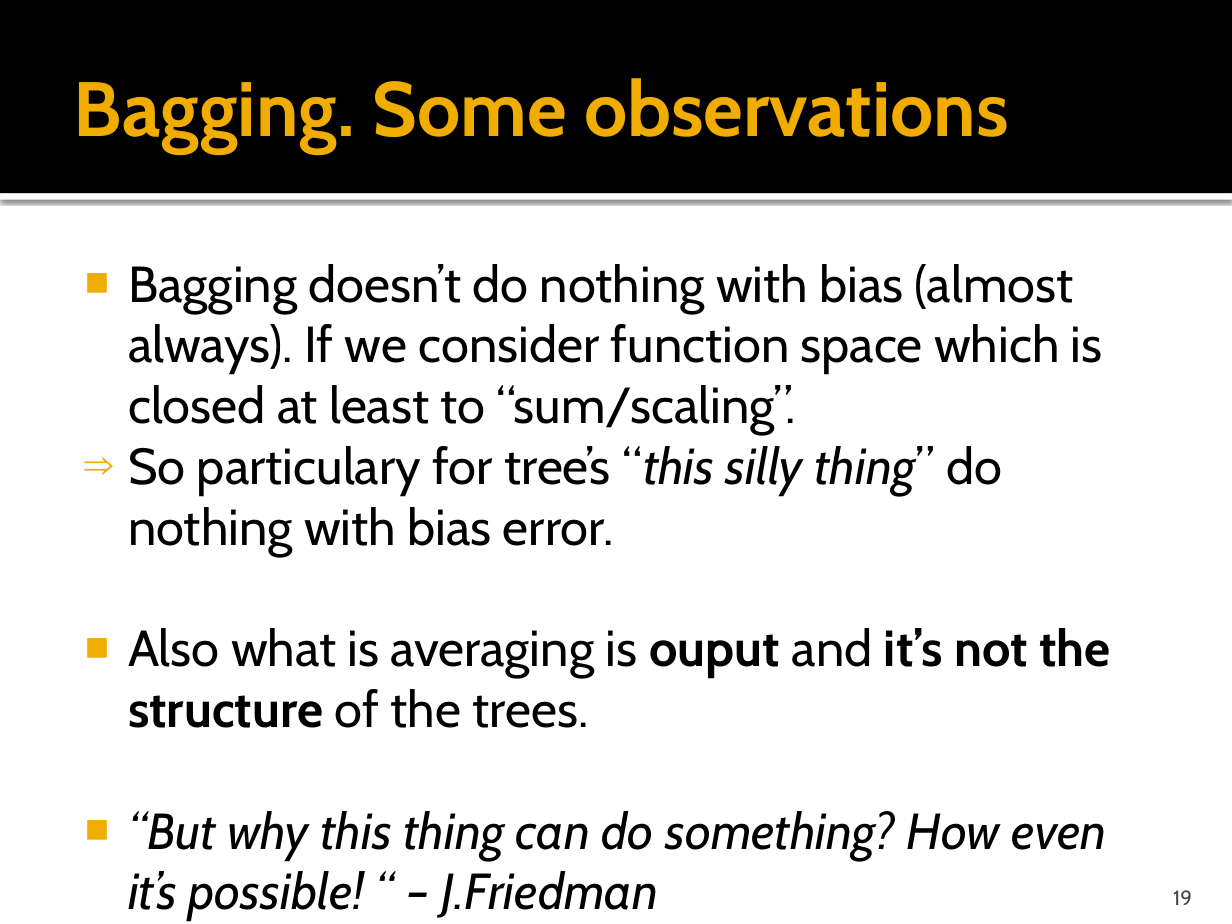
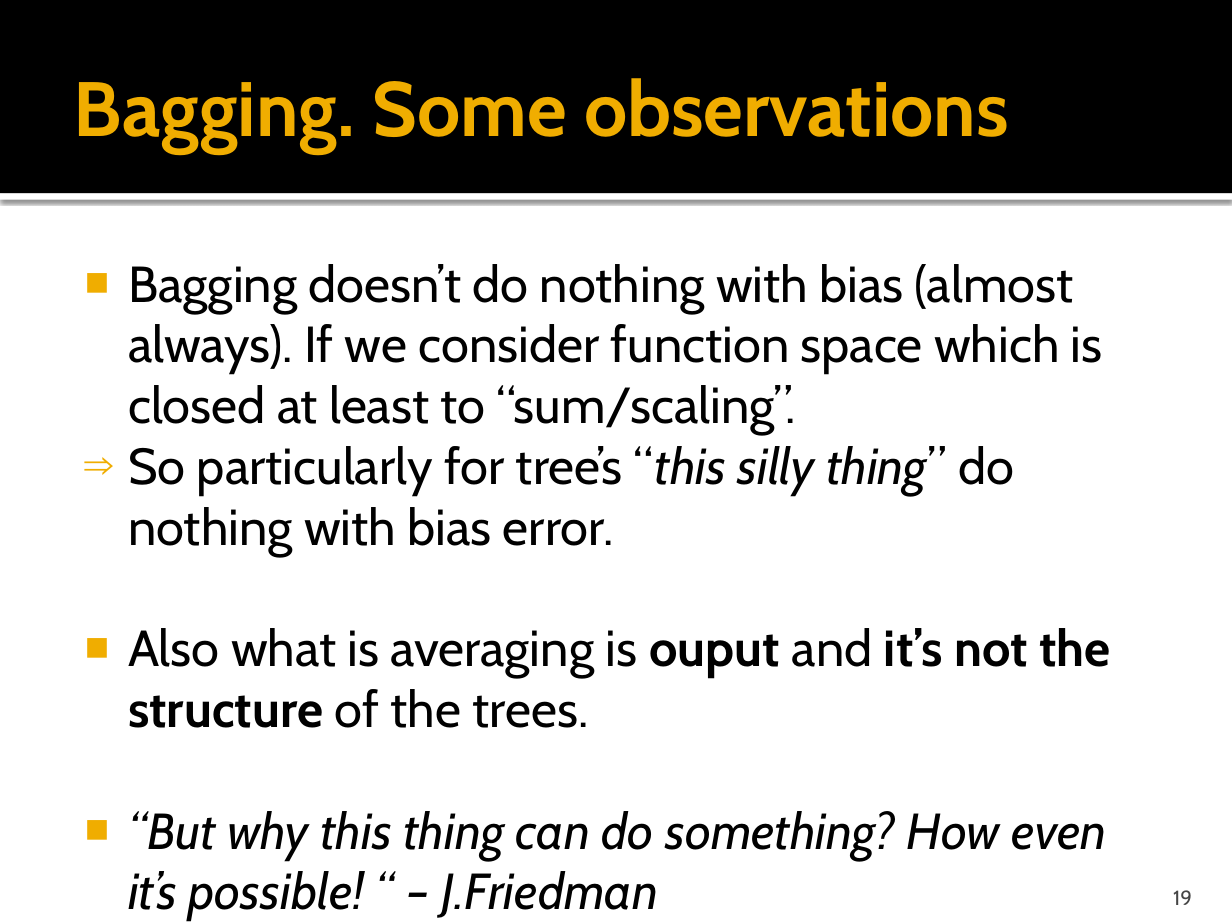
Before and after one commit to burlachenkok/presentations_bruziuz, a slide deck: slide 19 of decision_trees/mpti/decision_trees_part_2_up_25DEC2018.pptx. Drawn at 1232x924 pixels with LibreOffice and Linux fonts; fonts in the diff are those of the drawing. Boxes give left, top, right and bottom in pixels: in the first picture for what was removed or moved away, otherwise in the second. Text is boxed around its words. In the diff, an @@ line names an element or a change of style, - is before the commit and + after.

```diff
--- a/decision_trees/mpti/decision_trees_part_2_up_25DEC2018.pptx
+++ b/decision_trees/mpti/decision_trees_part_2_up_25DEC2018.pptx
@@ text at (128,446,1014,556): text changed @@
-⇒ So particulary for tree’s “this silly thing” do nothing with bias error.
+⇒ So particularly for tree’s “this silly thing” do nothing with bias error.
```
Also in this commit, not shown: 2 other slides changed, 1 other file.
